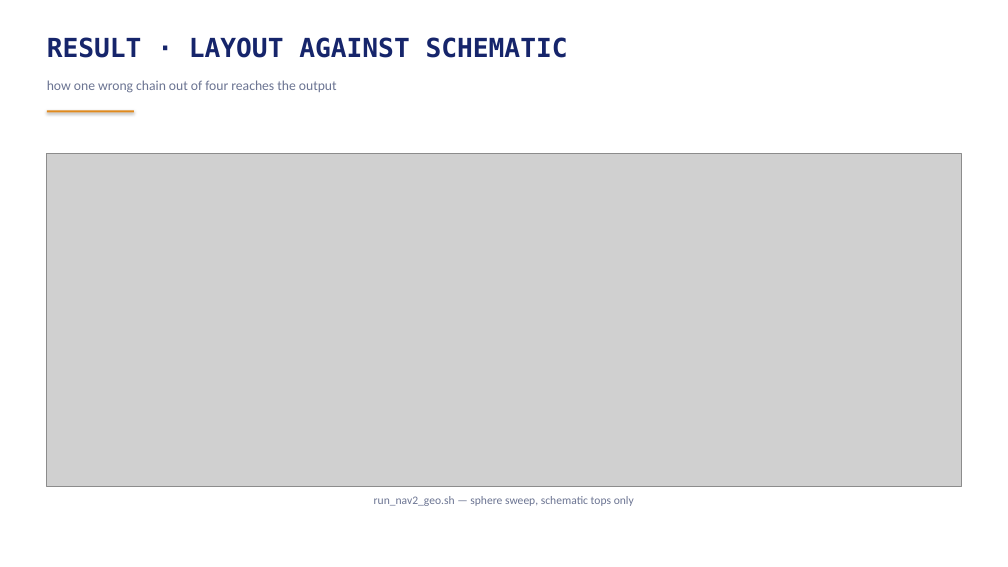
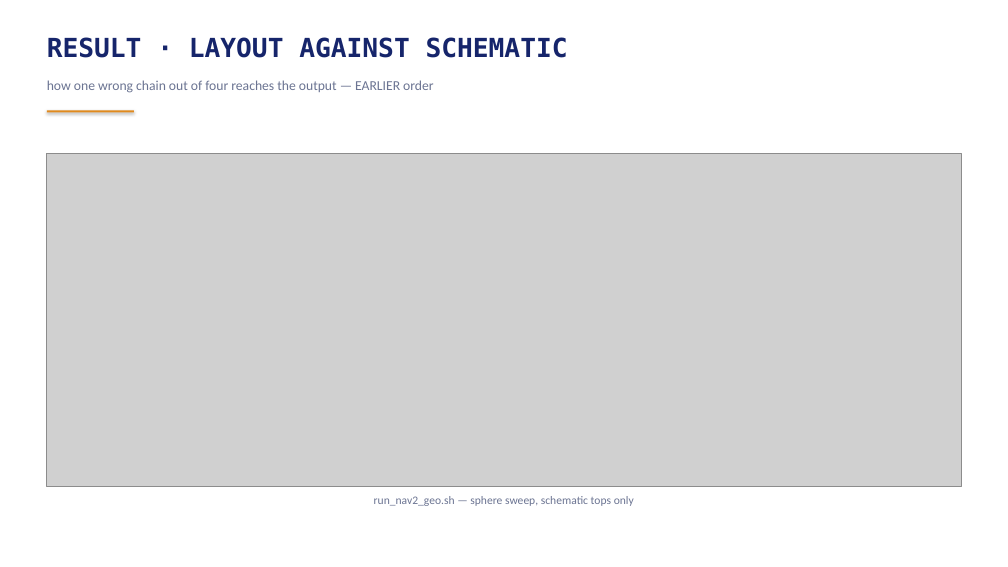
Before and after one commit to AnBuiUCI/sscs-2026-zotnetic, a slide deck: slide 66 of FINAL/reportes/reporte_zotnetic_EN.pptx. Drawn at 1008x567 pixels with LibreOffice and Linux fonts; fonts in the diff are those of the drawing; grey boxes stand for pictures. Boxes give left, top, right and bottom in pixels: in the first picture for what was removed or moved away, otherwise in the second. Text is boxed around its words. In the diff, an @@ line names an element or a change of style, - is before the commit and + after.

```diff
--- a/FINAL/reportes/reporte_zotnetic_EN.pptx
+++ b/FINAL/reportes/reporte_zotnetic_EN.pptx
@@ text at bbox=[47, 80, 433, 93]: text changed @@
-how one wrong chain out of four reaches the output
+how one wrong chain out of four reaches the output — EARLIER order
```
Also in this commit, not shown: 6 other slides changed, 10 other files.
